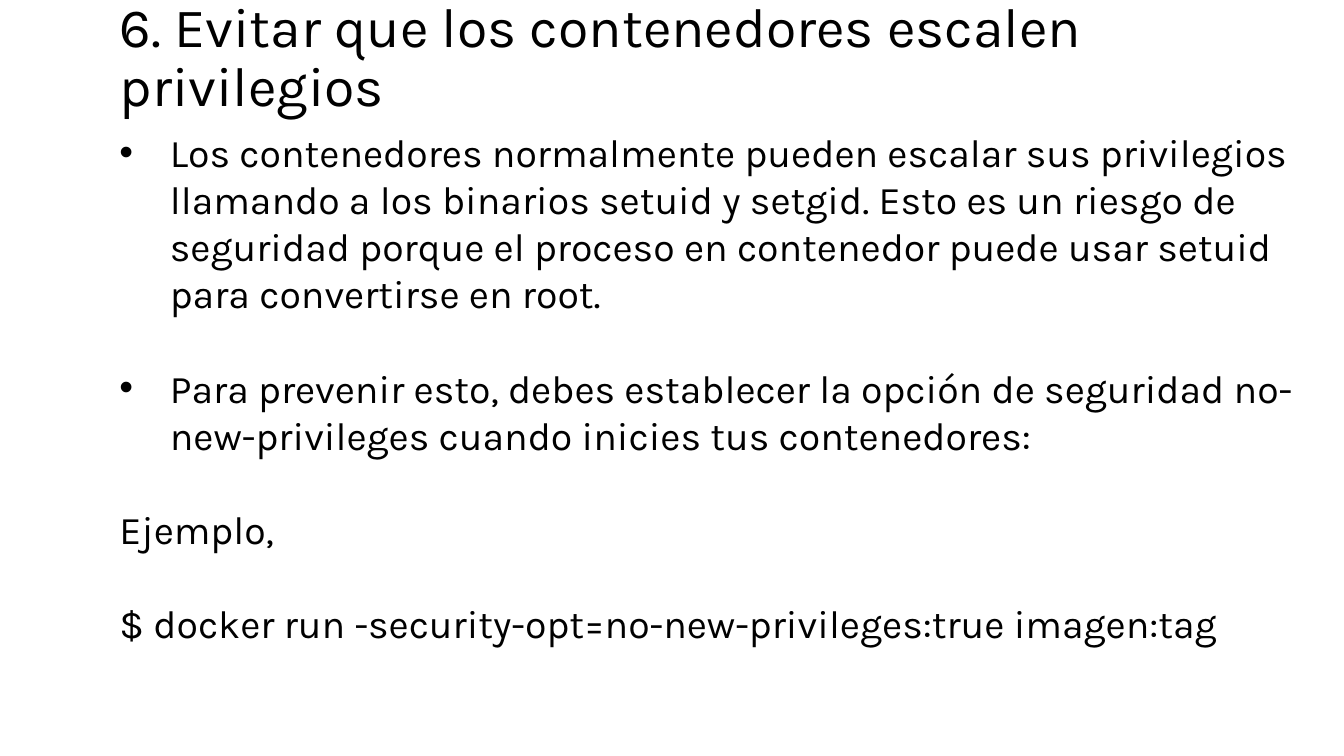
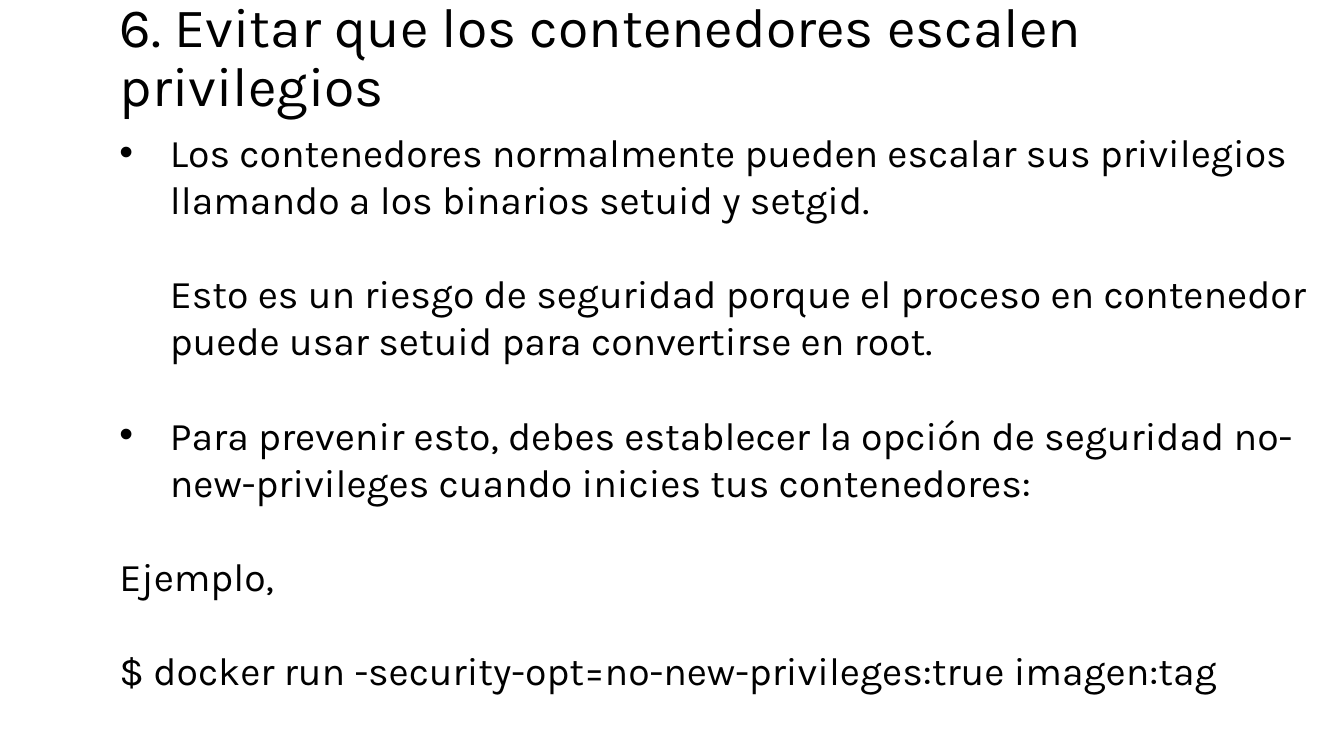
Before and after one commit to jpaniorte/docker25, a slide deck: slide 7 of ppt/6_container_security.pptx (slide 6 before the commit). Drawn at 1344x756 pixels with LibreOffice and Linux fonts; fonts in the diff are those of the drawing. Boxes give left, top, right and bottom in pixels: in the first picture for what was removed or moved away, otherwise in the second. Text is boxed around its words. In the diff, an @@ line names an element or a change of style, - is before the commit and + after.

```diff
--- a/ppt/6_container_security.pptx
+++ b/ppt/6_container_security.pptx
@@ text "Los contenedores normalmente pueden escalar ..." rewrapped from [119, 140, 1293, 648] to [119, 140, 1307, 695] @@
```
Also in this commit, not shown: 6 other slides changed, 1 slide added, 3 other files.
